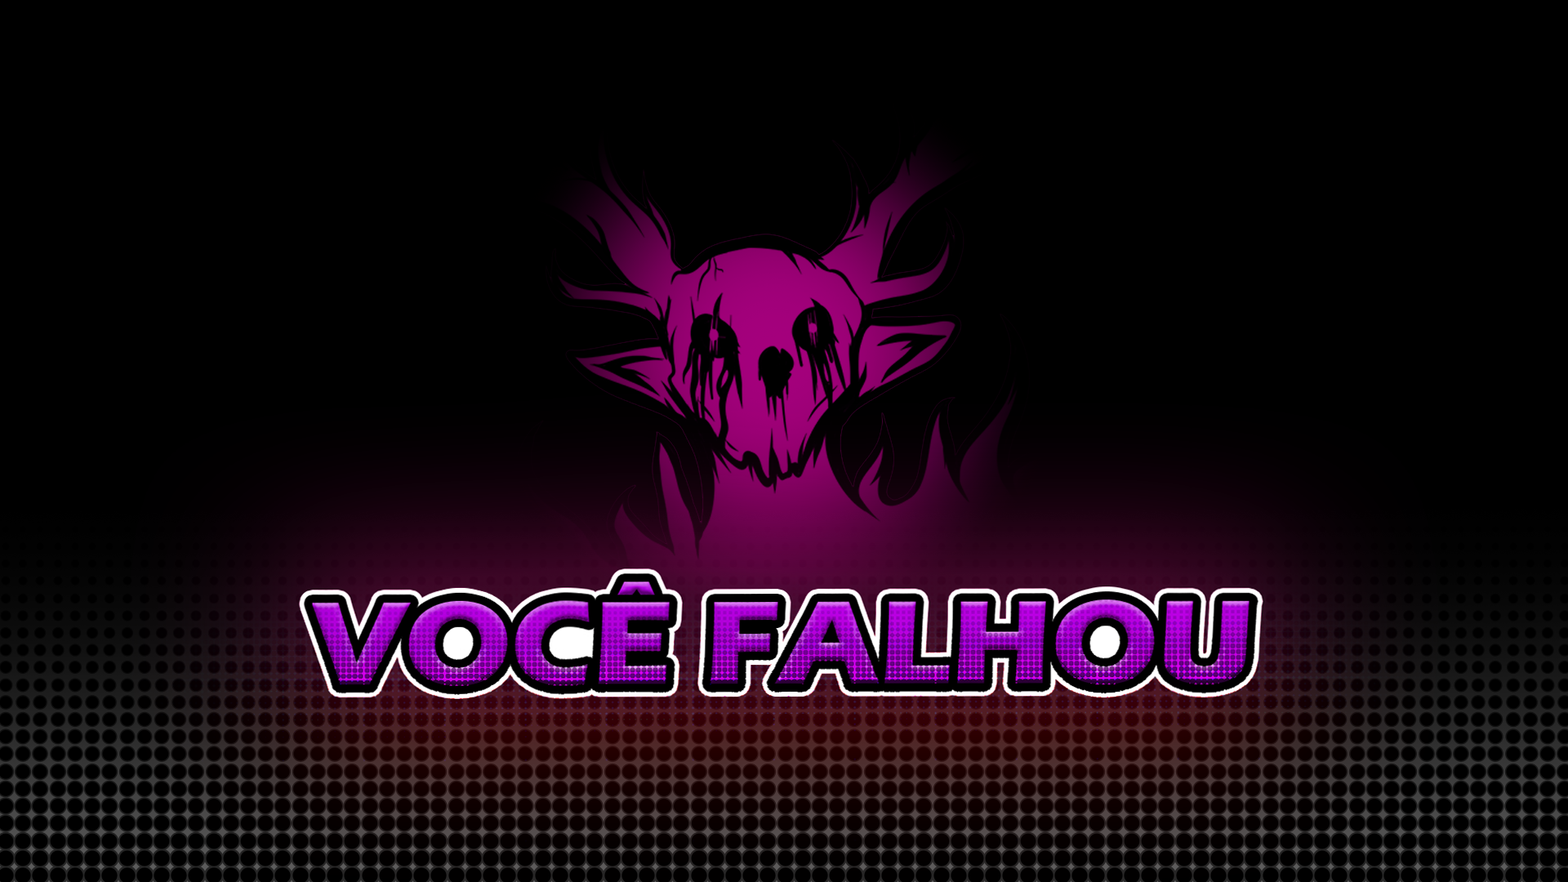
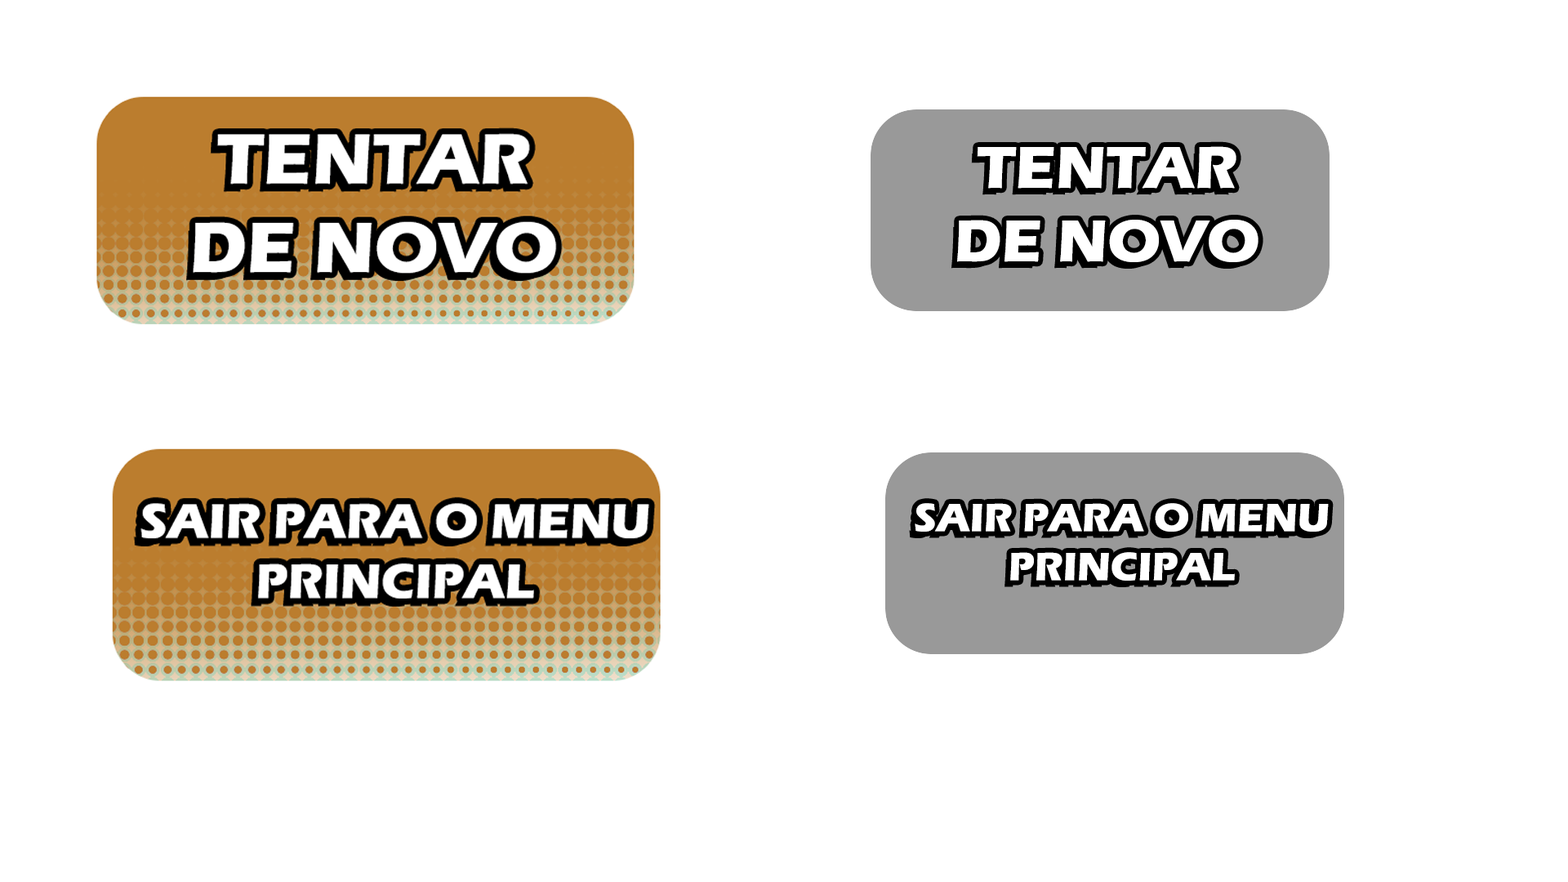
Comparing the layer stacks of the two 1568px x 882px images. Changes:
removed layer "FIM DE JOGO" over 129, 394, 1439, 882
added layer "SAIR PARA O MENU PRINCIPAL" (1st of 2) above "SAIR PARA O MENU PRINCIPAL" over 104, 441, 669, 689
added layer "SAIR PARA O MENU PRINCIPAL" (2nd of 2) above "TENTAR DE NOVO" over 885, 452, 1345, 655
added layer "TENTAR DE NOVO" (1st of 2) above "TENTAR DE NOVO" over 89, 89, 642, 333
added layer "TENTAR DE NOVO" (2nd of 2) above "BG" over 870, 109, 1330, 312
hid "BG" over 0, 0, 1568, 882